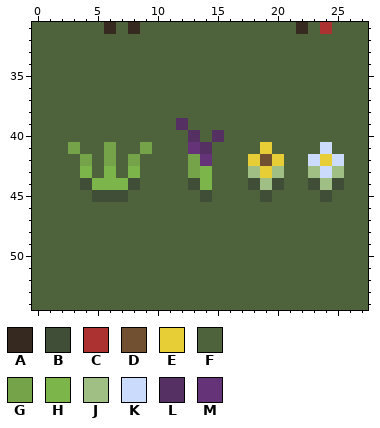
Two states of a pixel-art file, res_dev/misc.ase. The picture above was drawn from the file before the commit.
128x128 pixels, 1 frame. Shown: x 0..27, y 31..54.
Visible layers, top first: "nil", "rect", "circle", "sprite_map", "squirrel_corpse", "rabbit_corpse", "deer_corpse", "brown_mushroom", "red_mushroom", "grass", "stump", "lavender", "sunflower", "chamomile", "bg".
Palette (. is transparent): A #362920  B #414e37  C #ac3232  D #705030  E #e7cd36  F #4e633b  G #74a34a  H #7cb54a  J #a0bf84  K #cbdbfc  L #553063  M #653478
Pixels before, first column x 0:
31 FFFFFFAFAFFFFFFFFFFFFFAFCFFF
32 FFFFFFFFFFFFFFFFFFFFFFFFFFFF
33 FFFFFFFFFFFFFFFFFFFFFFFFFFFF
34 FFFFFFFFFFFFFFFFFFFFFFFFFFFF
35 FFFFFFFFFFFFFFFFFFFFFFFFFFFF
36 FFFFFFFFFFFFFFFFFFFFFFFFFFFF
37 FFFFFFFFFFFFFFFFFFFFFFFFFFFF
38 FFFFFFFFFFFFFFFFFFFFFFFFFFFF
39 FFFFFFFFFFFFLFFFFFFFFFFFFFFF
40 FFFFFFFFFFFFFLFLFFFFFFFFFFFF
41 FFFGFFGFFGFFFMLFFFFEFFFFKFFF
42 FFFFGFGFGFFFFGMFFFEDEFFKEKFF
43 FFFFHFHFHFFFFGHFFFJEJFFJKJFF
44 FFFFBHHHBFFFFBHFFFBJBFFBJBFF
45 FFFFFBBBFFFFFFBFFFFBFFFFBFFF
46 FFFFFFFFFFFFFFFFFFFFFFFFFFFF
47 FFFFFFFFFFFFFFFFFFFFFFFFFFFF
48 FFFFFFFFFFFFFFFFFFFFFFFFFFFF
49 FFFFFFFFFFFFFFFFFFFFFFFFFFFF
50 FFFFFFFFFFFFFFFFFFFFFFFFFFFF
51 FFFFFFFFFFFFFFFFFFFFFFFFFFFF
52 FFFFFFFFFFFFFFFFFFFFFFFFFFFF
53 FFFFFFFFFFFFFFFFFFFFFFFFFFFF
54 FFFFFFFFFFFFFFFFFFFFFFFFFFFF
After:
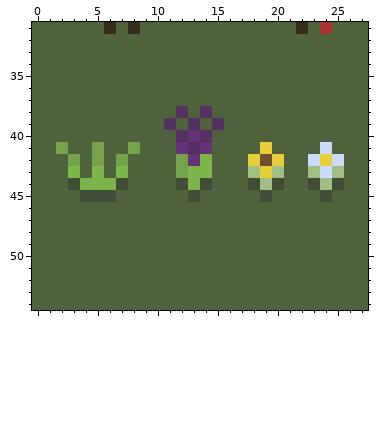
What changed:
Layers "grass", "lavender":
y 38: x 12 F -> L; x 14 F -> L
y 39: x 11..13 FLF -> LFL; x 15 F -> L
y 40: x 12..15 FLFL -> LMLF
y 41: x 2..3 FG -> GF; x 5..6 FG -> GF; x 8..9 FG -> GF; x 12..14 FML -> MLM
y 42: x 3..8 FGFGFG -> GFGFGF; x 12..14 FGM -> GMH
y 43: x 3..8 FHFHFH -> HFHFHF; x 12..13 FG -> GH
y 44: x 3..4 FB -> BH; x 7..8 HB -> BF; x 12..14 FBH -> BHB
y 45: x 4 F -> B; x 7 B -> F; x 13..14 FB -> BF
